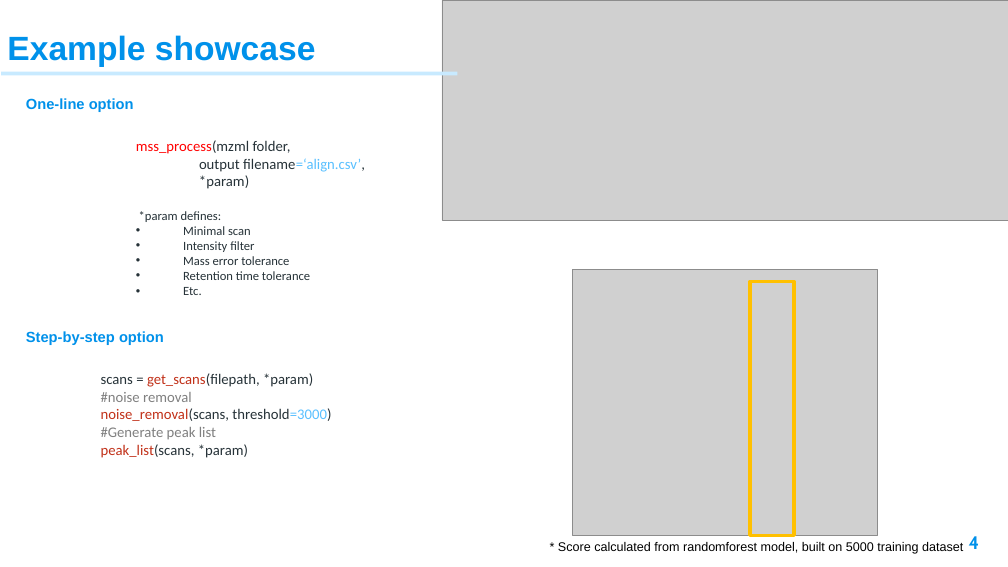
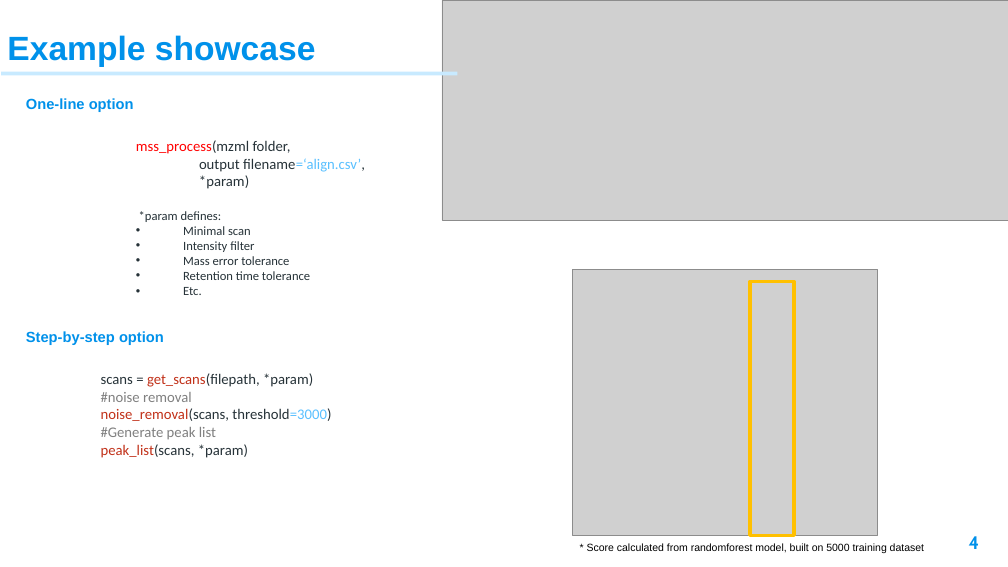
Before and after one commit to XiminHu/mass-suite, a slide deck: slide 4 of doc/20210326 ACS presentation.pptx. Drawn at 1008x567 pixels with LibreOffice and Linux fonts; fonts in the diff are those of the drawing; grey boxes stand for pictures; background and template pictures are left out. Boxes give left, top, right and bottom in pixels: in the first picture for what was removed or moved away, otherwise in the second. Text is boxed around its words. In the diff, an @@ line names an element or a change of style, - is before the commit and + after.

```diff
--- a/doc/20210326 ACS presentation.pptx
+++ b/doc/20210326 ACS presentation.pptx
@@ text "* Score calculated from randomforest ...": place and size @@
-text "* Score calculated from randomforest ..." at [558, 542, 963, 554]
+text "* Score calculated from randomforest ..." at [587, 543, 924, 553]
@@ text "* Score calculated from randomforest ..." at [587, 543, 924, 553]: size 12 to 10 pt @@
```
Also in this commit, not shown: 5 other slides changed.
